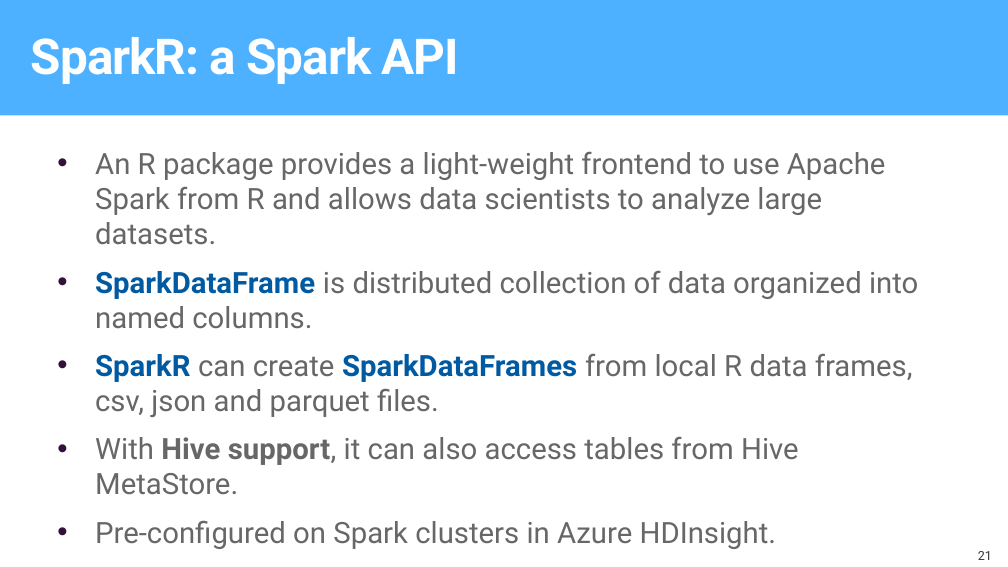
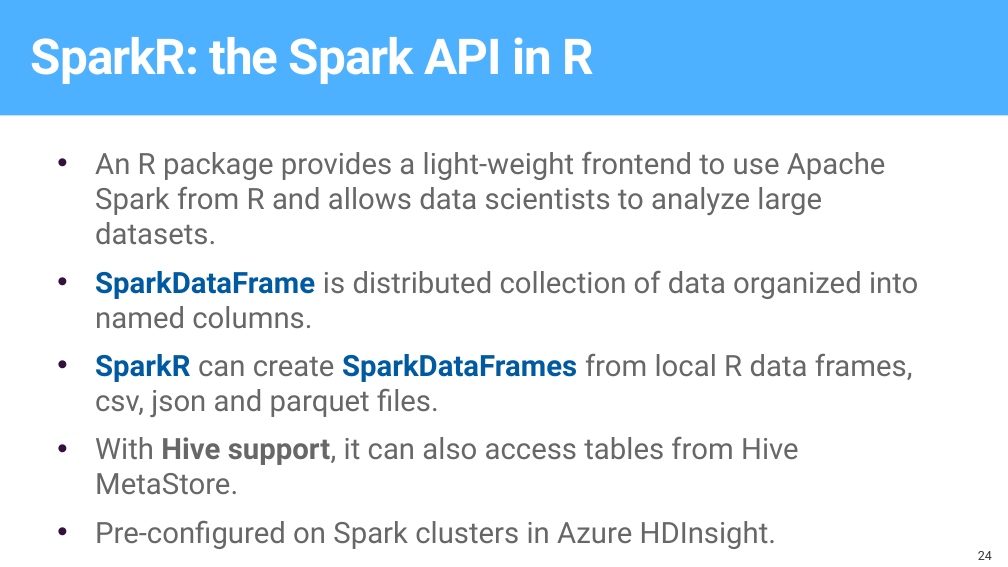
Before and after one commit to microsoft/AI-Immersion-Workshop, a slide deck: slide 24 of Applied Machine Learning for Developers/R server Tools for scaling R using Azure/docs/ToolsForScalingRUsingAzure.pptx (slide 21 before the commit). Drawn at 1008x567 pixels with LibreOffice and Linux fonts; fonts in the diff are those of the drawing; background and template pictures are left out. Boxes give left, top, right and bottom in pixels: in the first picture for what was removed or moved away, otherwise in the second. Text is boxed around its words. In the diff, an @@ line names an element or a change of style, - is before the commit and + after.

```diff
--- a/Applied Machine Learning for Developers/R server Tools for scaling R using Azure/docs/ToolsForScalingRUsingAzure.pptx
+++ b/Applied Machine Learning for Developers/R server Tools for scaling R using Azure/docs/ToolsForScalingRUsingAzure.pptx
@@ text at (31, 37, 594, 84): text changed @@
-SparkR: a Spark API
+SparkR: the Spark API in R
@@ page number at (978, 551, 992, 560): text changed @@
-21
+24
```
Also in this commit, not shown: 11 other slides changed, 3 slides added, 3 other files.
